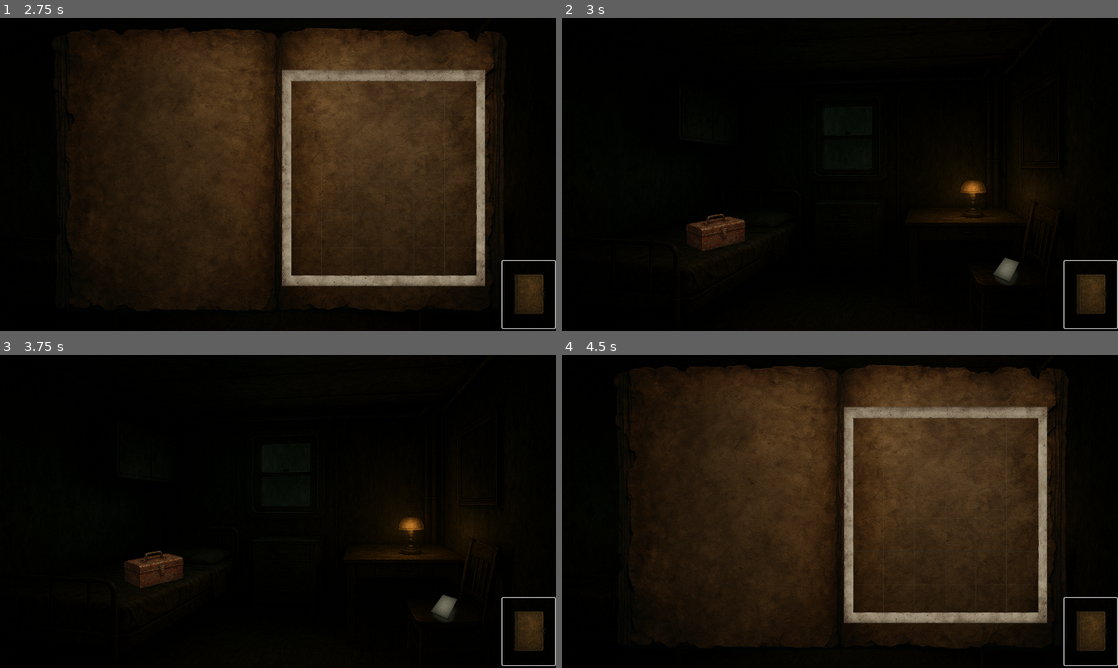
Above: before the commit, frames 1-4 (two rows, left to right).
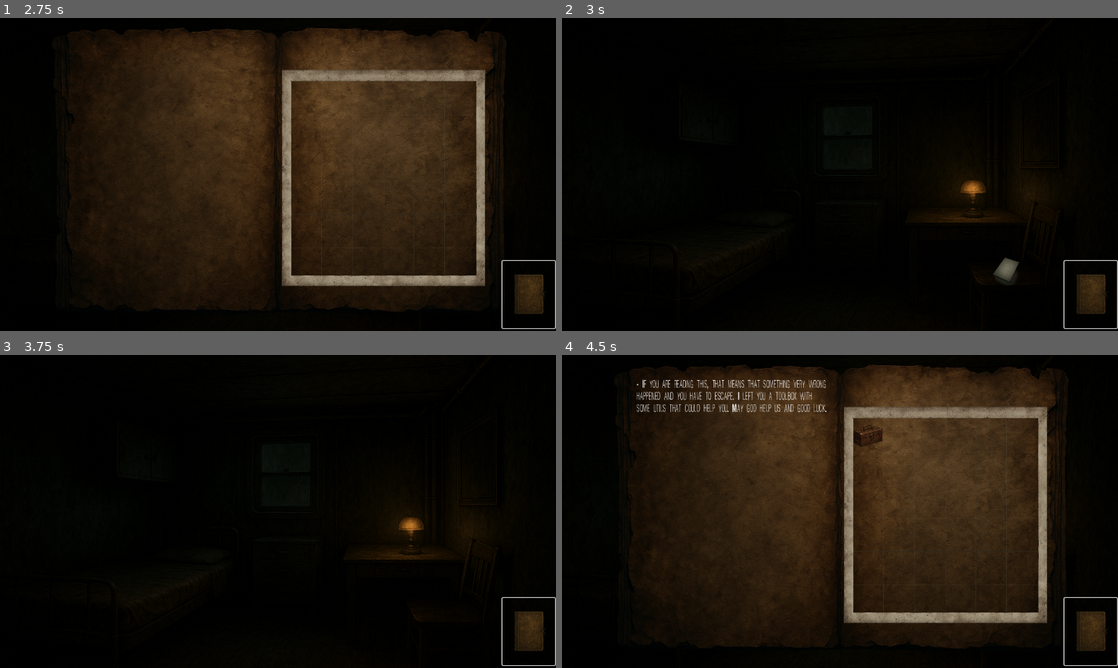
Above: after the commit, the same moments.

Repository: mrGonzalezGomez/The-Vessel-Below
Game: Godot game, scene res://ScenarioScript/BedroomAreaSS/bedroom_interface.tscn
Same seed, same stepped clock (60 frames per second), same inputs: the game is played once before the commit and once after it. This scene is started directly instead of the project's main scene.
Inputs (mouse positions are in pixels of both pictures, inside the frame that each line leads up to):
- Up to frame 1 (2.75 s): click (528, 293) at 0.5 s; click (528, 293) at 1.25 s; click (528, 293) at 2 s
- Up to frame 2 (3 s): tap Enter at 2.75 s; move the mouse to (717, 230) at 2.77 s; click (717, 230) at 2.85 s
- Up to frame 3 (3.75 s): tap Space (Action_space) at 3.5, 3.6 s; move the mouse to (444, 605) at 3.52 s; click (444, 605) at 3.67 s
- Up to frame 4 (4.5 s): tap Enter at 4.25 s; move the mouse to (895, 442) at 4.27 s; click (895, 442) at 4.35 s

Frame 1 is identical in both runs. In frame 2, 0.8% of the frame differs, in the area x 22-33%, y 62-75%; in frame 3, 1.0%; in frame 4, 1.3%, in the area x 13-58%, y 7-30%.

Commit message:
[FIX] Fixed all issues regarding the inventory and items spawn.

Diff:
--- a/GAME/ScenarioScript/BedroomAreaSS/BedroomInterface.gd
+++ b/GAME/ScenarioScript/BedroomAreaSS/BedroomInterface.gd
@@ -4,7 +4,14 @@
 @onready var animator = $AnimationFade
 
 func _ready():
+	mouse_filter = Control.MOUSE_FILTER_IGNORE
 	animator.play("fade_in")
+
+	if InventoryManager.is_item_picked_up("Toolbox"):
+		$Toolbox.queue_free()
+
+	if InventoryManager.is_note_picked_up("If you are reading this, that means that something very wrong happened and you have to escape. I left you a toolbox with some utils that could help you. May god help us and good luck."):
+		$Note.queue_free()
 
 func _on_trans_corridor_pressed():
 	$DoorClosing.play()
@@ -13,13 +20,11 @@
 	get_tree().change_scene_to_file("res://ScenarioScript/CorridorAreaSS/corridor_interface.tscn")
 
 func _on_toolbox_input_event(_viewport, event, _shape_idx):
-	if event is InputEventMouseButton and event.pressed:
-		print("Toolbox clicked with button:", event.button_index)
+	if event is InputEventMouseButton and event.pressed and event.button_index == MOUSE_BUTTON_LEFT:
 		InventoryManager.add_item("Toolbox")
 		$Toolbox.queue_free()
 
 func _on_note_input_event(_viewport, event, _shape_idx):
-	if event is InputEventMouseButton and event.pressed:
-		print("Note clicked with button:", event.button_index)
+	if event is InputEventMouseButton and event.pressed and event.button_index == MOUSE_BUTTON_LEFT:
 		InventoryManager.add_note("If you are reading this, that means that something very wrong happened and you have to escape. I left you a toolbox with some utils that could help you. May god help us and good luck.")
 		$Note.queue_free()
--- a/GAME/ScenarioScript/InventorySS/ItemSlot.tscn
+++ b/GAME/ScenarioScript/InventorySS/ItemSlot.tscn
@@ -13,21 +13,22 @@
 
 [node name="ItemImage" type="TextureRect" parent="."]
 layout_mode = 0
-offset_left = -429.0
-offset_top = -318.0
-offset_right = -142.0
-offset_bottom = -69.0
+offset_left = -9.0
+offset_top = -4.0
+offset_right = 66.0
+offset_bottom = 74.0
 mouse_filter = 2
+expand_mode = 1
 
 [node name="ItemName" type="Label" parent="ItemImage"]
 layout_mode = 1
 anchors_preset = -1
 anchor_top = 0.002
 anchor_bottom = 0.002
-offset_left = 264.0
-offset_top = 446.502
-offset_right = 951.0
-offset_bottom = 639.502
+offset_left = -32.0
+offset_top = 78.844
+offset_right = 110.0
+offset_bottom = 103.844
 theme_override_fonts/font = ExtResource("2_rqxet")
 theme_override_font_sizes/font_size = 25
 horizontal_alignment = 1
--- a/GAME/ScenarioScript/InventorySS/inventory_manager.gd
+++ b/GAME/ScenarioScript/InventorySS/inventory_manager.gd
@@ -2,14 +2,26 @@
 
 var items: Array[String] = []
 var notes: Array[String] = []
+var picked_up_items: Array[String] = []
+var picked_up_notes: Array[String] = []
 
 func add_item(id: String):
 	if not items.has(id):
 		items.append(id)
+	if not picked_up_items.has(id):
+		picked_up_items.append(id)
 
 func add_note(note: String):
 	if not notes.has(note):
 		notes.append(note)
+	if not picked_up_notes.has(note):
+		picked_up_notes.append(note)
 
 func has_item(id: String) -> bool:
 	return id in items
+
+func is_item_picked_up(id: String) -> bool:
+	return id in picked_up_items
+
+func is_note_picked_up(note: String) -> bool:
+	return note in picked_up_notes
--- a/GAME/ScenarioScript/ItemsSS/PaperBedroom.gd
+++ /dev/null
@@ -1,8 +0,0 @@
-extends Area2D
-
-@export var note_text = "Page from the captain's log..."
-
-func _on_body_entered(body):
-	if body.name == "Player":
-		InventoryManager.add_note(note_text)
-		queue_free()
--- a/GAME/ScenarioScript/ItemsSS/Toolbox.gd
+++ /dev/null
@@ -1,8 +0,0 @@
-extends Area2D
-
-@export var item_id = "Toolbox"
-
-func _on_body_entered(body):
-	if body.name == "Player":
-		InventoryManager.add_item(item_id)
-		queue_free()
--- a/GAME/project.godot
+++ b/GAME/project.godot
@@ -46,3 +46,4 @@
 [rendering]
 
 renderer/rendering_method="mobile"
+textures/vram_compression/import_s3tc_bptc=true
Not shown, added: GAME/export_presets.cfg
Not shown, removed: FILES/.~lock.HubProject: The Vessel Below.odt#
Not shown, changed: FILES/HubProject: The Vessel Below.odt
